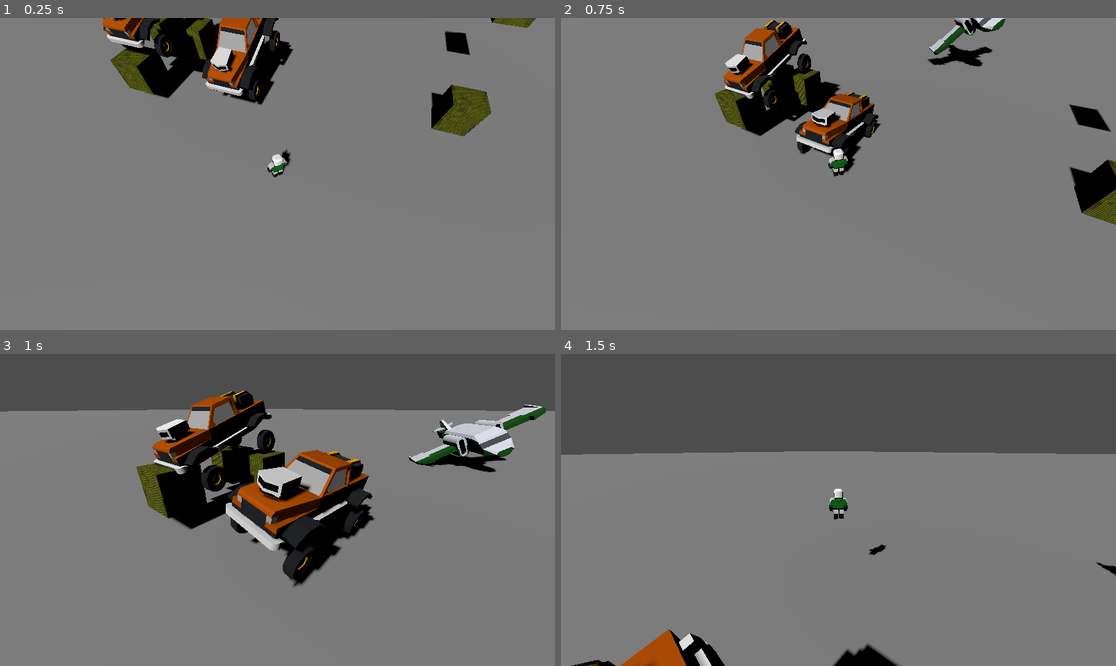
Above: before the commit, frames 1-4 (two rows, left to right).
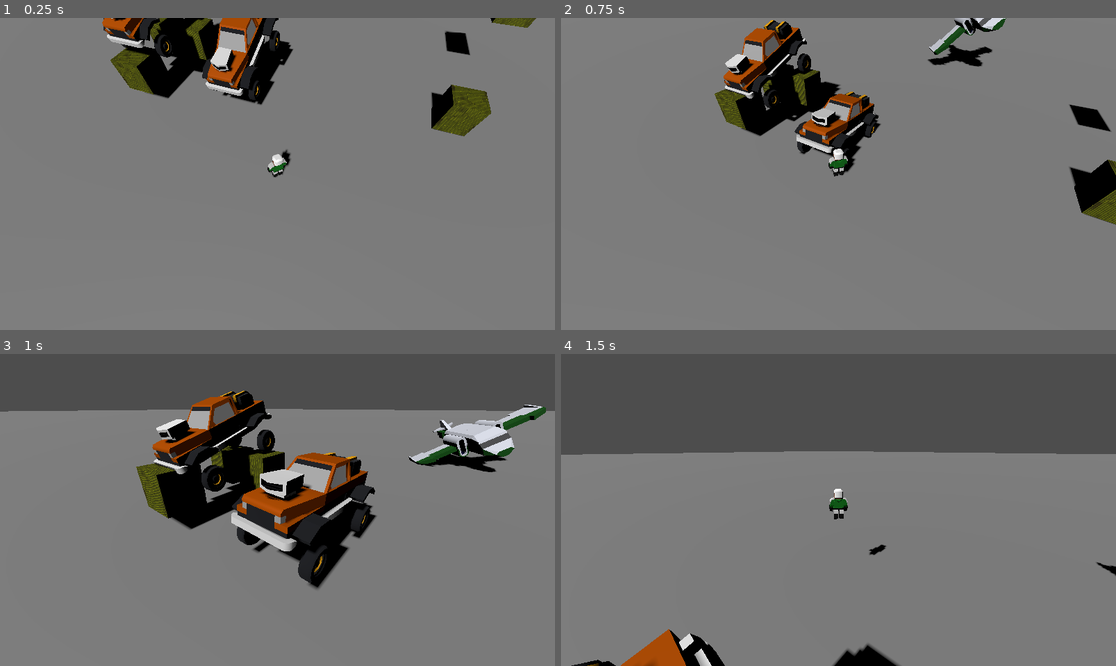
Above: after the commit, the same moments.

Repository: kevinlights/ChocoDriver
Game: Godot game, scene res://run/levels/infinite_level.tscn
Same seed, same stepped clock (60 frames per second), same inputs: the game is played once before the commit and once after it.
Inputs:
- Up to frame 1 (0.25 s): no input
- Up to frame 2 (0.75 s): tap Enter (get_in) at 0.5 s; hold Up (move_forward) from 0.53 s (still down); hold Enter (get_in) from 0.53 s (still down)
- Up to frame 3 (1 s): keep holding Up (move_forward); keep holding Enter (get_in)
- Up to frame 4 (1.5 s): keep holding Up (move_forward); release Enter (get_in) at 1.28 s; tap Space (main) at 1.35 s

Frames 1-2 are identical in both runs. In frame 3, 3.8% of the frame differs, in the area x 40-68%, y 30-76%; in frame 4, nothing differs.

Commit message:
:wrench: Fix jeep not moving
The rear right wheel thrust in the wrong direction ... disabled for now.

Diff:
--- a/first3d/component/entity/vehicles/jeep/Jeep.tscn
+++ b/first3d/component/entity/vehicles/jeep/Jeep.tscn
@@ -8,7 +8,7 @@
 size = Vector3(1, 0.769157, 3.09562)
 
 [node name="Jeep" type="VehicleBody3D" groups=["vehicle"]]
-transform = Transform3D(1, 0, 0, 0, 1, 0, 0, 0, 1, 0, -1.25362, 0)
+transform = Transform3D(1, 0, 0, 0, 1, 0, 0, 0, 1, 0, -0.623038, 0)
 collision_layer = 8
 collision_mask = 11
 mass = 400.0
@@ -26,6 +26,7 @@
 use_as_steering = true
 wheel_roll_influence = 0.4
 wheel_radius = 0.3
+wheel_friction_slip = 1.0
 suspension_stiffness = 50.0
 
 [node name="OrangeJeep_wheel" parent="FrontRightWheel" instance=ExtResource("2_f6y5a")]
@@ -36,6 +37,7 @@
 use_as_steering = true
 wheel_roll_influence = 0.4
 wheel_radius = 0.3
+wheel_friction_slip = 1.0
 suspension_stiffness = 50.0
 
 [node name="OrangeJeep_wheel" parent="FrontLeftWheel" instance=ExtResource("2_f6y5a")]
@@ -45,15 +47,16 @@
 use_as_traction = true
 wheel_roll_influence = 0.4
 wheel_radius = 0.3
+wheel_friction_slip = 1.0
 suspension_stiffness = 50.0
 
 [node name="OrangeJeep_wheel" parent="RearLeftWheel" instance=ExtResource("2_f6y5a")]
 
 [node name="RearRightWheel" type="VehicleWheel3D" parent="."]
 transform = Transform3D(-1, 0, 0, 0, 1, 0, 0, 0, 1, -0.6, 0.2, -1.019)
-use_as_traction = true
 wheel_roll_influence = 0.4
 wheel_radius = 0.3
+wheel_friction_slip = 1.0
 suspension_stiffness = 50.0
 
 [node name="OrangeJeep_wheel" parent="RearRightWheel" instance=ExtResource("2_f6y5a")]
--- a/first3d/component/entity/vehicles/jeep/jeep.gd
+++ b/first3d/component/entity/vehicles/jeep/jeep.gd
@@ -1,6 +1,6 @@
 extends VehicleBody3D
 
-@onready var max_engine_force: float = 50
+@onready var max_engine_force: float = 500
 @onready var max_steering: float = PI / 6.0 # degrees
 
 var _current_commander: LocalInput = null
@@ -23,7 +23,6 @@
 
 
 func _on_dir_changed(dir: Vector2) -> void:
-	print(dir)
 	steer(-dir.x)
 
 
